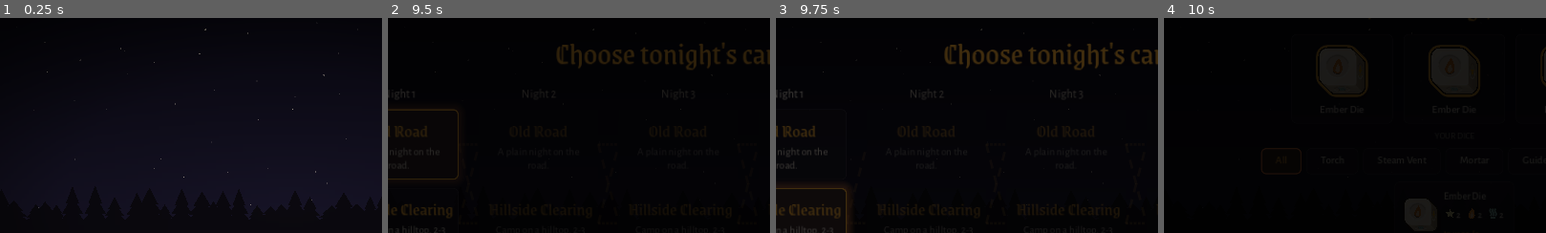
Above: before the commit, frames 1-4 (left to right).
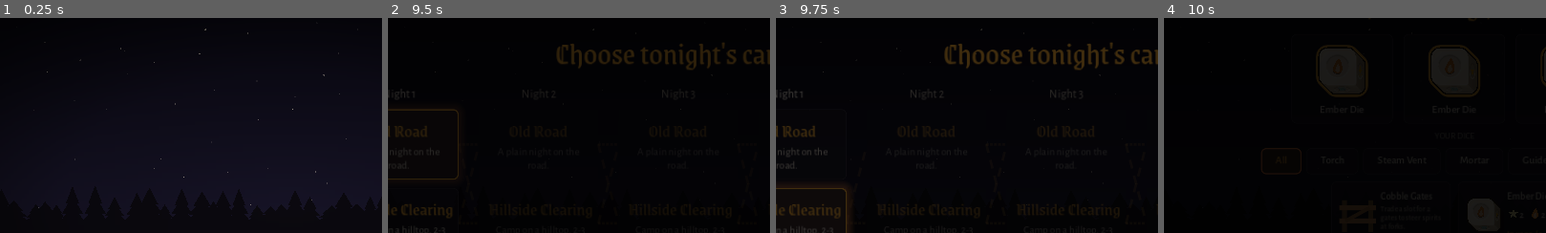
Above: after the commit, the same moments.

Repository: Wut-Lab/Ember-Knight
Game: Godot game, scene res://scenes/title_screen.tscn
Two runs of this game, one before a commit and one after it. Both use one fixed random seed, a clock stepped at 60 frames per second and the inputs below.
Inputs (mouse positions are % of the whole screen's width and height, from its top left):
- Up to frame 1 (0.25 s): no input
- Up to frame 2 (9.5 s): tap Enter at 0.5, 0.6 s; move the mouse to (72, 45) at 0.52 s; click (72, 45) at 0.67 s; tap Space at 0.77 s; click "Play" at 1.25 s; click (13, 42) at 2.02 s; click "Begin Night" at 2.75 s; click "Oaths" at 3.5 s; drag from (30, 55) to (45, 70) at 4.27 s; click "Back" at 5 s; click "1×" at 5.75 s; click "2×" at 6.5 s; click "II" at 7.25 s; click "Abandon Run" at 8 s; click "Play" at 8.75 s
- Up to frame 3 (9.75 s): click (13, 60) at 9.52 s
- Up to frame 4 (10 s): no input
The pictures show only the part of the screen within x 12-62%, y 13-63%; the shares and areas given below are measured in that part.

Frames 1-3 are identical in both runs. In frame 4, 0.7% of the frame differs, in the area x 63-98%, y 84-97%.

Commit message:
Hill forks are straight downhill shortcuts, kept in view
Each hill fork cuts straight down the slope from one spiral arm to the next
arm in, which reads clearly against the curves. The hill camera pulls back a
little, and only shortcuts whose junction is on screen are used; the layout
reshapes until at least one fits.

Co-Authored-By: Claude Opus 5.5 <noreply@anthropic.com>
Claude-Session: https://claude.ai/code/session_013BExeQByYzMv6p1pqEKtLo

Diff:
--- a/scripts/game/battle.gd
+++ b/scripts/game/battle.gd
@@ -130,7 +130,8 @@
 	var top := 78.0
 	var tray_h := 150.0
 	var avail_h := s.y - top - tray_h
-	board.view_scale = clampf(minf(s.x * 0.5 / 420.0, avail_h * 0.5 / (330.0 * Board.K)), 0.6, 1.35)
+	var fit: Vector2 = Board.VIEW_FIT_HILL if board.stop == "hill" else Board.VIEW_FIT
+	board.view_scale = clampf(minf(s.x * 0.5 / fit.x, avail_h * 0.5 / (fit.y * Board.K)), 0.6, 1.35)
 	_world.position = Vector2(s.x / 2, top + avail_h * 0.5 + 6.0)
 	_campfire.scale = Vector2.ONE * 0.36 * board.view_scale
 	_campfire.position = board.proj(Vector2.ZERO)
--- a/scripts/game/board.gd
+++ b/scripts/game/board.gd
@@ -13,6 +13,10 @@
 const LIGHT_RADIUS := 360.0
 const TILE_RADIUS := 44.0
 const FOUR_LANE_CHANCE := 0.5
+## World half-extents the battle camera fits on screen. The hill pulls back a
+## little so its downhill shortcuts (which start further out) stay in view.
+const VIEW_FIT := Vector2(420.0, 330.0)
+const VIEW_FIT_HILL := Vector2(500.0, 390.0)
 const SHAPES := ["straight", "wavy", "curved"]
 
 var view_scale := 0.85
@@ -38,7 +42,7 @@
 	r.seed = 2024
 	_build_layout()
 	if Run.autoplay:
-		print("  map: %d lanes %s, %d forks" % [lane_count, shapes, links.size()])
+		print("  map: %d lanes %s, %d forks %s" % [lane_count, shapes, links.size(), links.map(func(L): return snappedf(maxf(absf(L["pts"][0].x) / VIEW_FIT_HILL.x, absf(L["pts"][0].y) / VIEW_FIT_HILL.y), 0.01))])
 	for i in 70:
 		var a := r.randf() * TAU
 		var d := sqrt(r.randf()) * LIGHT_RADIUS * 1.05 + 60.0
@@ -131,6 +135,15 @@
 func _build_layout() -> void:
 	var r := RandomNumberGenerator.new()
 	r.seed = layout_seed
+	for attempt in 30:   # a hill reshapes its spiral until a shortcut fits
+		for a in [paths, path_lengths, tiles, tile_defense, links, shapes]:
+			a.clear()
+		_build_once(r)
+		if not links.is_empty() or not Defs.has_forks(stop):
+			return
+
+
+func _build_once(r: RandomNumberGenerator) -> void:
 	var hill := stop == "hill"
 	var n := 4 if r.randf() < FOUR_LANE_CHANCE else 3
 	if hill:   # Hillside Clearing: 2-3 trails spiral round the camp, all the same way
@@ -250,6 +263,11 @@
 	for g in order:
 		if links.size() >= want:
 			break
+		if stop == "hill":
+			var rung := _hill_rung(g, r)
+			if not rung.is_empty():
+				_add_fork(rung)
+			continue
 		var a: int = g
 		var b: int = (g + 1) % n
 		if r.randf() < 0.5:
@@ -271,6 +289,45 @@
 		if not _clear_of_tiles(fk[4]):
 			continue
 		_add_fork(fk)
+
+
+## Hill fork: a straight shortcut down the slope, from arm i inward to the
+## next arm, so it reads clearly against the curving spirals. Of those that
+## clear the tiles, the one whose junction sits most in view wins.
+func _hill_rung(i: int, r: RandomNumberGenerator) -> Array:
+	var best := []
+	var best_len := INF
+	var off := r.randf()
+	for k in 40:
+		var f1 := lerpf(0.0, 0.7, (k + off) / 40.0)
+		var p1 := _lane_pos(i, f1)
+		var ang := p1.angle()
+		var r1 := p1.length()
+		var prev := {}
+		var rad := r1 - 20.0
+		while rad > FIRE_RADIUS + 60.0:
+			var fb := _f_at(rad)
+			var hit := -1
+			for b in lane_count:
+				if b == i:
+					continue
+				var diff := wrapf(_lane_angle(b, fb) - ang, -PI, PI)
+				if prev.has(b) and signf(diff) != signf(prev[b]) and absf(diff) < 0.5:
+					hit = b
+				prev[b] = diff
+			if hit >= 0:
+				# Prefer the junction most in view (the screen is wider than tall).
+				var seg_len := maxf(absf(p1.x) / VIEW_FIT_HILL.x, absf(p1.y) / VIEW_FIT_HILL.y)
+				if seg_len < best_len and seg_len < 0.97:
+					var pts := PackedVector2Array()
+					for j in 9:
+						pts.append(Vector2(cos(ang), sin(ang)) * lerpf(r1, rad, j / 8.0))
+					if _clear_of_tiles(pts):
+						best = [i, hit, f1, fb, pts]
+						best_len = seg_len
+				break
+			rad -= 3.0
+	return best
 
 
 func _clear_of_tiles(pts: PackedVector2Array) -> bool:
--- a/scripts/game/defs.gd
+++ b/scripts/game/defs.gd
@@ -164,7 +164,7 @@
 # ------------------------------------------------------------ map stops
 const STOPS := {
 	"road": {"name": "Old Road", "desc": "A plain night on the road."},
-	"hill": {"name": "Hillside Clearing", "desc": "Camp on a hilltop. 2-3 trails spiral round the stagecoach.", "forks": false},
+	"hill": {"name": "Hillside Clearing", "desc": "Camp on a hilltop. 2-3 trails spiral round the stagecoach."},
 }
 ## Hillside Clearing: each trail wraps this far round the camp (degrees), and
 ## spirits run faster down the long spirals.
@@ -263,7 +263,7 @@
 	return maxf(SPAWN_GAP_MIN, SPAWN_GAP - SPAWN_GAP_PER_NIGHT * night - SPAWN_GAP_PER_WAVE * wave)
 
 
-## Does this stop's map get forks (and so gates)? Not the hill: too confusing.
+## Does this stop's map get forks (and so gates)? Set "forks": false on a stop to drop them.
 static func has_forks(stop: String) -> bool:
 	return STOPS.get(stop, {}).get("forks", true)
 
